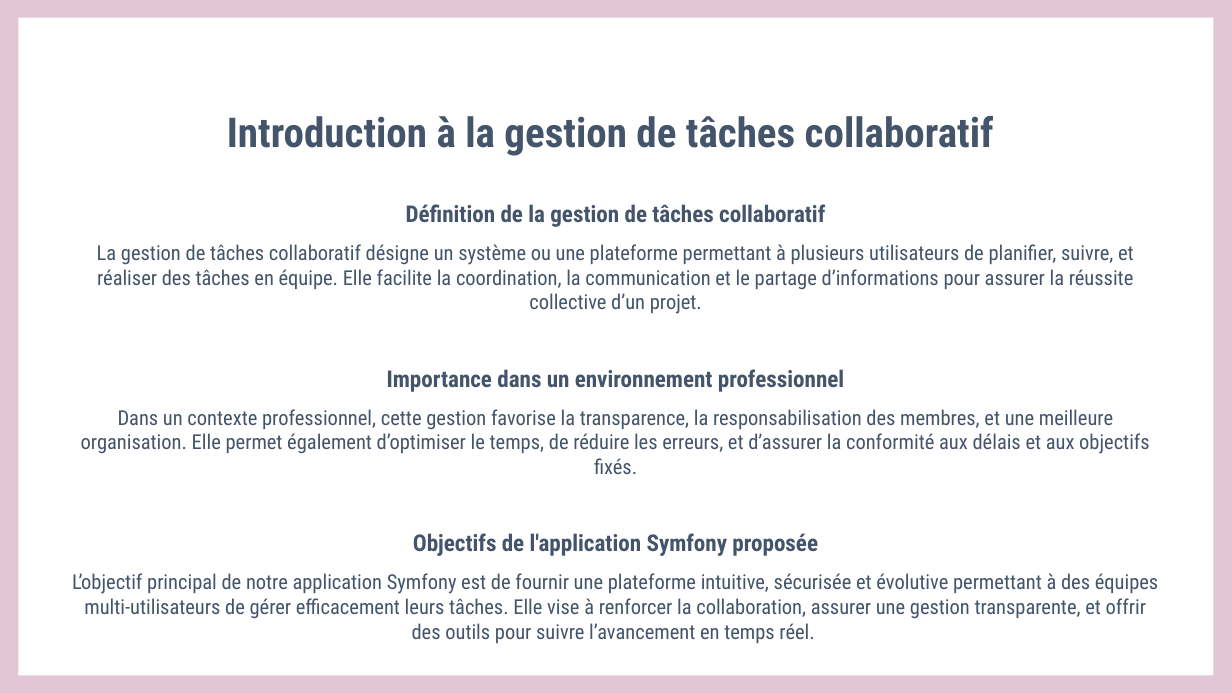
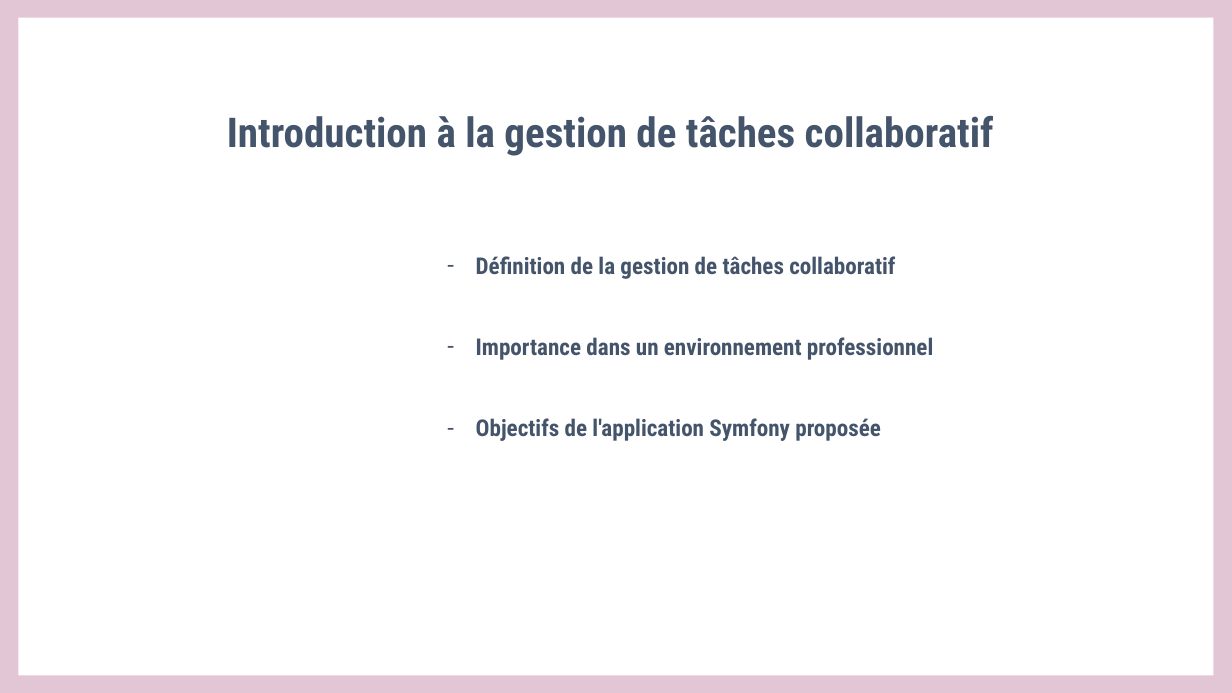
Before and after one commit to chrisrou2025/taskflow, a slide deck: slide 3 of Powerpoint du projet taskflow.pptx. Drawn at 1232x693 pixels with LibreOffice and Linux fonts; fonts in the diff are those of the drawing. Boxes give left, top, right and bottom in pixels: in the first picture for what was removed or moved away, otherwise in the second. Text is boxed around its words. In the diff, an @@ line names an element or a change of style, - is before the commit and + after.

```diff
--- a/Powerpoint du projet taskflow.pptx
+++ b/Powerpoint du projet taskflow.pptx
@@ text at (x1=97, y1=244, x2=1134, y2=314): paragraph removed @@
-La gestion de tâches collaboratif désigne un système ou une plateforme permettant à plusieurs utilisateurs de planifier, suivre, et réaliser des tâches en équipe. Elle facilite la coordination, la communication et le partage d’informations pour assurer la réussite collective d’un projet.
@@ text "Définition de la gestion de ..." moved from (x1=72, y1=204, x2=1159, y2=643) to (x1=476, y1=256, x2=933, y2=441) @@
@@ text "Définition de la gestion de ..." at (x1=476, y1=256, x2=933, y2=441): alignment centre to left; bullet none to - @@
@@ text at (x1=81, y1=409, x2=1150, y2=474): paragraph removed @@
-Dans un contexte professionnel, cette gestion favorise la transparence, la responsabilisation des membres, et une meilleure organisation. Elle permet également d’optimiser le temps, de réduire les erreurs, et d’assurer la conformité aux délais et aux objectifs fixés.
@@ text at (x1=72, y1=573, x2=1159, y2=643): paragraph removed @@
-L’objectif principal de notre application Symfony est de fournir une plateforme intuitive, sécurisée et évolutive permettant à des équipes multi-utilisateurs de gérer efficacement leurs tâches. Elle vise à renforcer la collaboration, assurer une gestion transparente, et offrir des outils pour suivre l’avancement en temps réel.
```
Also in this commit, not shown: 10 other slides changed, 4 other files.
